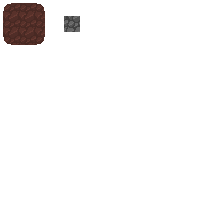
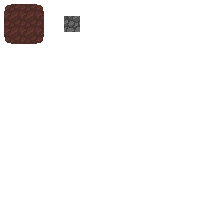
Layered file, before and after one edit (200x200). Changes by layer:
renamed "DirtWarrenTiles.png" to "DirtWarrenTiles.png #1", painted on it over [3, 3, 45, 45]
